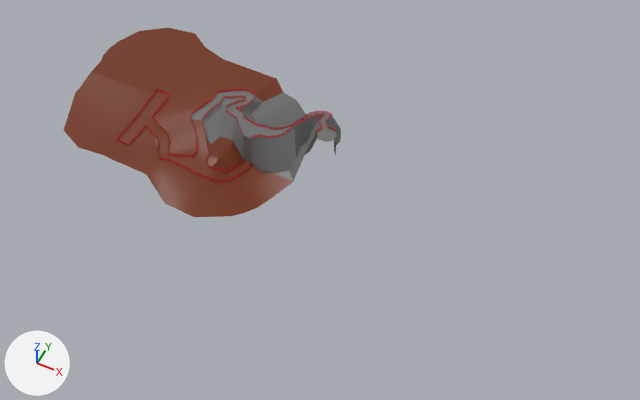
The Blender file models/world.blend, before and after one commit.
Camera for both pictures: a camera (50 mm lens) standing at (118.8, -150.6, 192.5) and looking at (45.6, -4.1, 9.4). Lighting does not change. The marker at lower left points along +X, +Y and +Z.
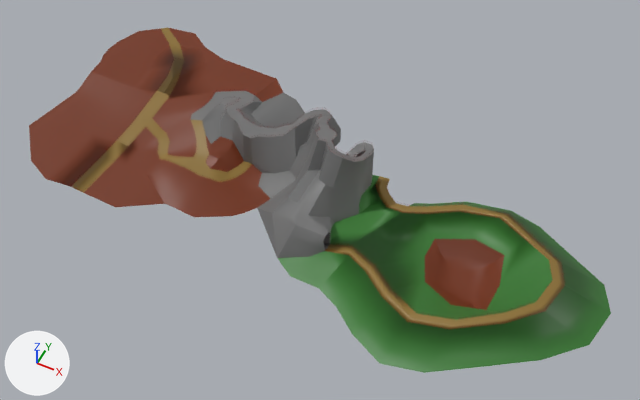
What differs and where, as boxes (x1, y1, x2, y2) in the pictures (640 x 400 px):
```json
{"object": "Plane", "change": "reshaped", "before": [64, 28, 341, 217], "after": [29, 28, 611, 373], "on screen": "110% wider, 82% taller"}
{"part": 1, "of": "me_plane", "change": "built on", "before": [153, 78, 339, 181], "after": [153, 57, 611, 373]}
{"part": 2, "of": "me_plane", "change": "added", "after": [29, 93, 165, 207], "on screen": "brown"}
{"part": 3, "of": "me_plane", "change": "recoloured", "before": [258, 173, 293, 199], "after": [258, 173, 296, 199], "on screen": "brown to grey"}
{"part": 4, "of": "me_plane", "change": "recoloured", "before": [103, 28, 251, 180], "after": [103, 28, 251, 180]}
```

Edits to the scene script, one JSON object a line:
```json
{"op": "add", "block": "mat_path", "code": ["mat_path = principled_material('Path')", "mat_path.base_color = (0.257, 0.158, 0.031)  # brown #8b6f31"]}
{"op": "add", "block": "mat_grass", "code": ["mat_grass = principled_material('Grass')", "mat_grass.base_color = (0.0387, 0.189, 0.0301)  # dark green #377830"]}
{"block": "me_plane", "where": "# used by ob_plane; location = (0.0, 0.0, 11.8)"}
{"op": "remove", "block": "me_plane", "code": "me_plane.from_pydata(...)  # 358 vertices, 357 faces; spans x -44.1..45.9, y -23.2..42.3, z -7.1..15.2"}
{"op": "add", "block": "me_plane", "code": "me_plane.from_pydata(...)  # 689 vertices, 695 faces, 1 loose edge; spans x -45.6..127.1, y -43.6..42.3, z -10.6..15.3"}
{"block": "me_plane", "change": "me_plane part 1: 65 vertices moved from x -0.4..42.3, y -0.8..20.0, z -3.0..15.2 to x -1.1..42.8, y -1.3..19.0, z -0.9..15.2; 9 vertices removed from x 36.2..44.1, y 8.7..15.6, z 2.2..11.3; 329 vertices added at x -22.5..127.1, y -43.6..28.6, z -10.6..15.3"}
{"block": "me_plane", "change": "me_plane part 2: 11 vertices added at x -45.6..-4.7, y -31.6..-15.7, z -4.4..-2.4"}
{"block": "me_plane", "change": "me_plane part 3: 2 faces spanning x 24.3..36.8, y -6.9..0.6, z -6.2..-0.9 switch from mat_dirt (brown #722f0f) to mat_stone (grey #717171)"}
{"block": "me_plane", "change": "me_plane part 4: 30 faces spanning x -35.1..20.1, y -15.9..40.9, z -5.9..0.6 switch from mat_dirt (brown #722f0f) to mat_path (brown #8b6f31)"}
{"op": "add", "block": "me_plane", "code": "me_plane.materials.append(mat_grass)  # dark green #377830"}
```
